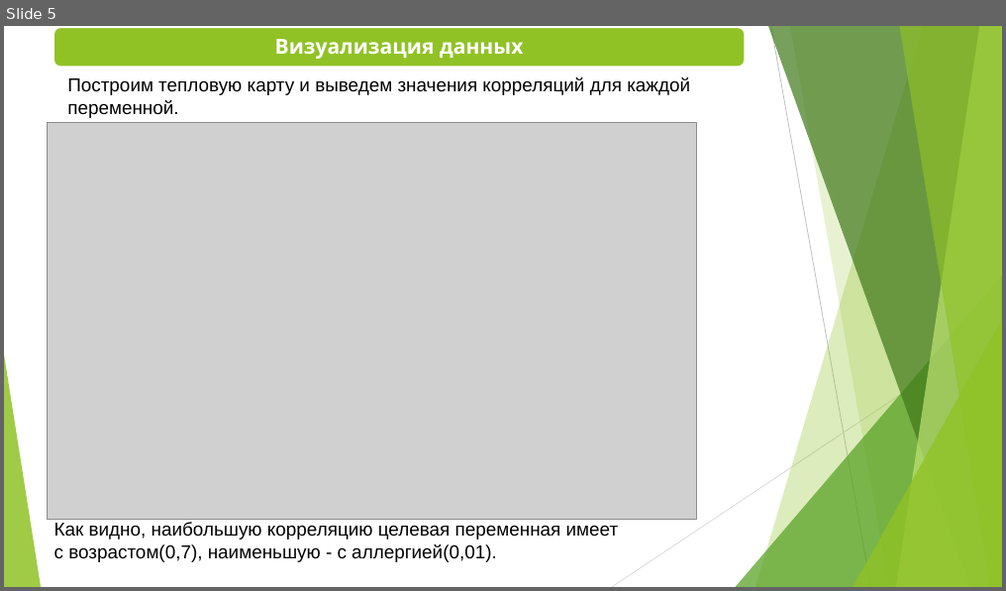
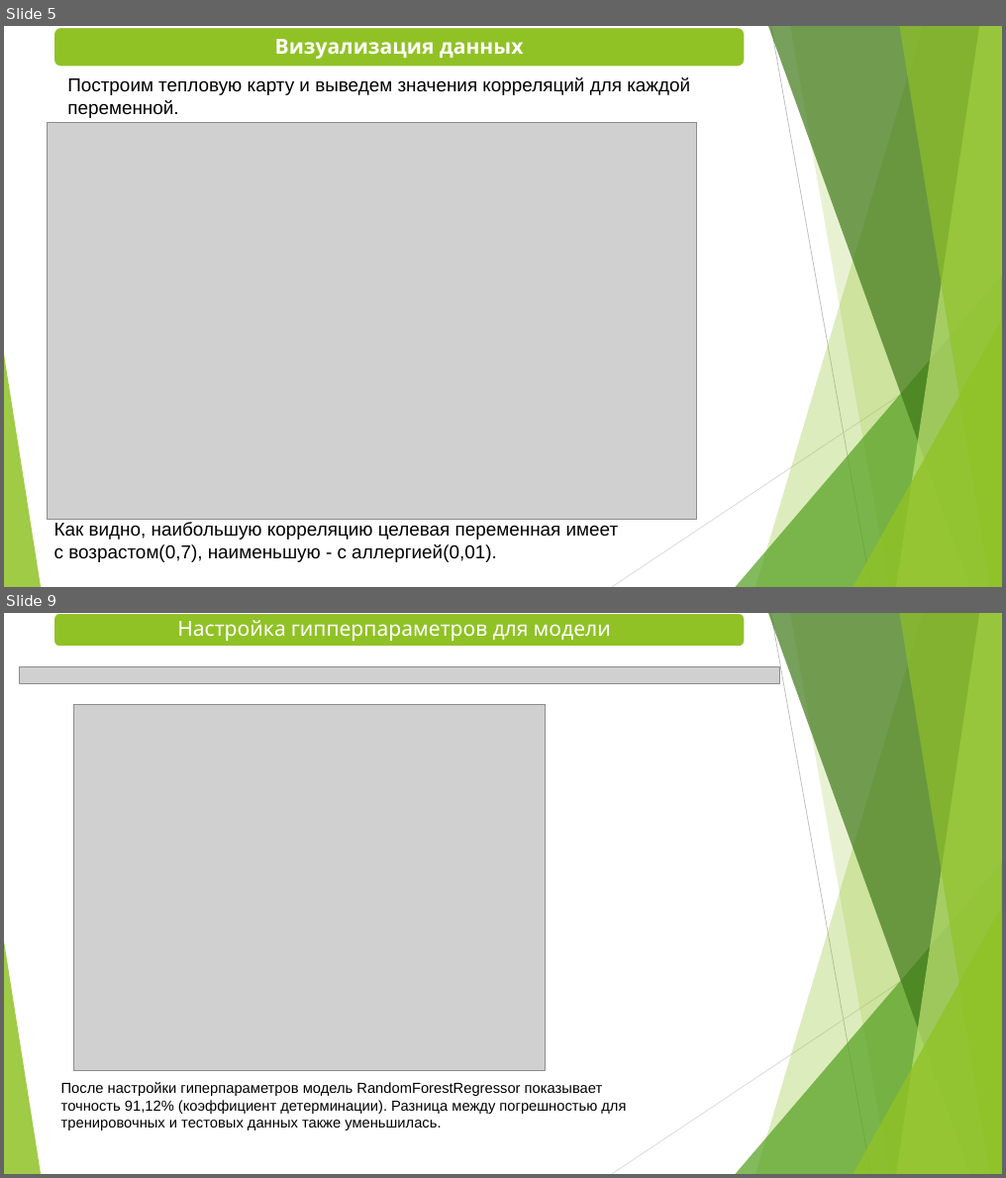
Before and after one commit to Tamila2111/Main_academy_final_project, a slide deck: Презентация_Вандяева.pptx. Shown one above the other, each under a label of ours: slide 5 before the commit, slides 5 and 9 after it; the slides between them are not shown. The pictures are 1006x591 and 1006x1178 pixels, drawn with LibreOffice and Linux fonts; fonts in the diff are those of the drawing; grey boxes stand for pictures. Boxes give left, top, right and bottom in pixels: in the first picture for what was removed or moved away, otherwise in the second. Text is boxed around its words. In the diff, an @@ line names an element or a change of style, - is before the commit and + after.

```diff
--- a/Презентация_Вандяева.pptx
+++ b/Презентация_Вандяева.pptx
@@ slide 9 added at (x1=4, y1=613, x2=1002, y2=1174), background #FFFFFF; not listed: 10 template elements that a slide beside it also shows @@
@@ rounded rectangle added at (x1=54, y1=613, x2=745, y2=647), fill #90C226, outline #FFFFFF 1.5 pt @@
@@ text added at (x1=177, y1=620, x2=611, y2=641), 20 pt, text #FFFFFF @@
+Настройка гипперпараметров для модели
@@ picture added at (x1=19, y1=667, x2=779, y2=684) @@
@@ picture added at (x1=73, y1=704, x2=546, y2=1070) @@
@@ text added at (x1=61, y1=1082, x2=626, y2=1131), 14 pt, text #000000 @@
+После настройки гиперпараметров модель RandomForestRegressor показывает точность 91,12% (коэффициент детерминации). Разница между погрешностью для тренировочных и тестовых данных также уменьшилась.
```
Also in this commit, not shown: 5 slides changed, 1 other slide added, 6 slides removed, 1 other file.
